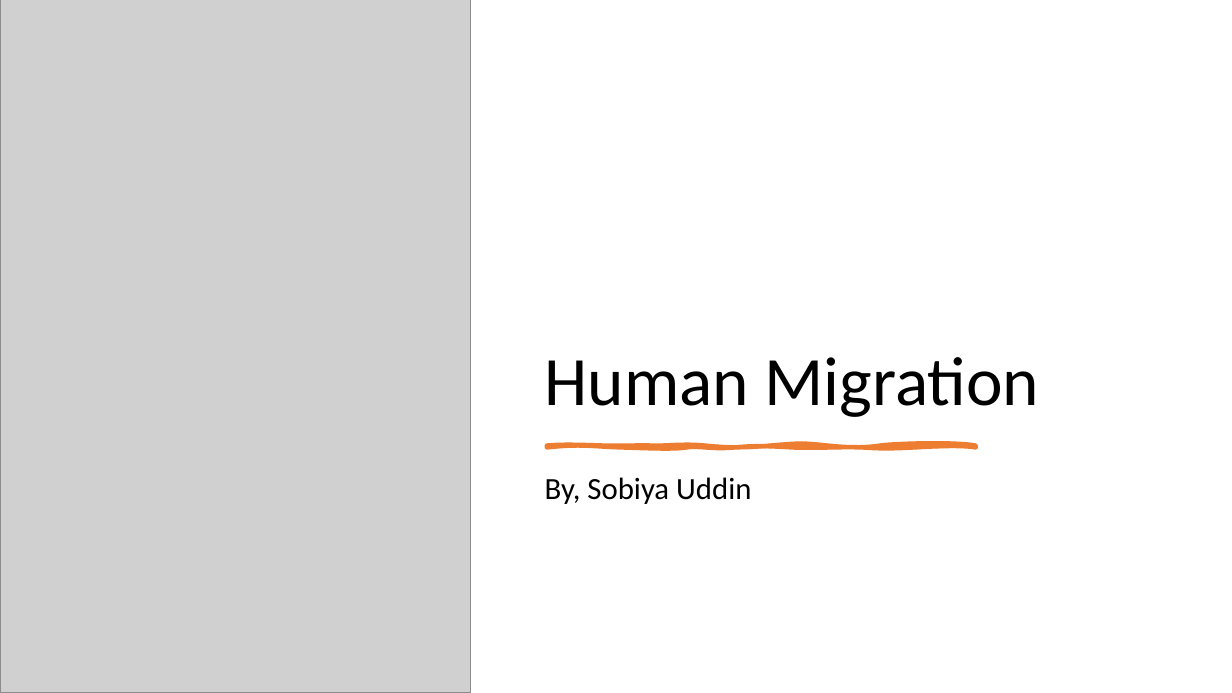
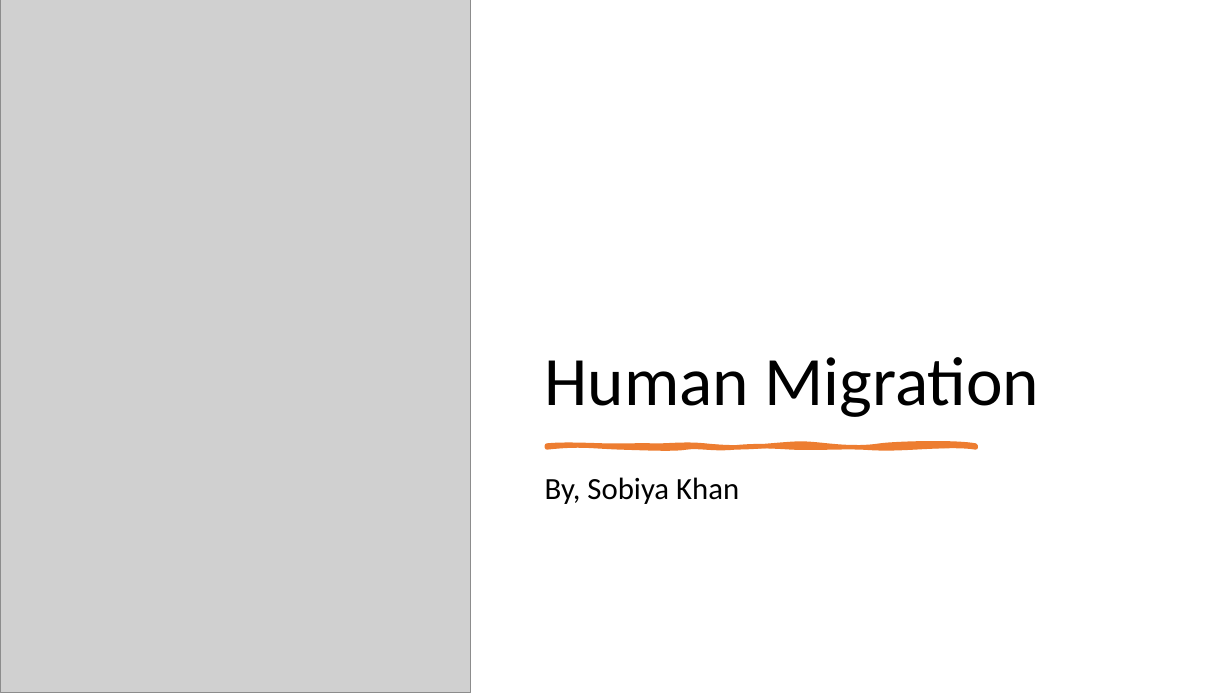
Before and after one commit to ksobiya/Capstone, a slide deck: slide 1 of capstone presentation.pptx. Drawn at 1232x693 pixels with LibreOffice and Linux fonts; fonts in the diff are those of the drawing; grey boxes stand for pictures. Boxes give left, top, right and bottom in pixels: in the first picture for what was removed or moved away, otherwise in the second. Text is boxed around its words. In the diff, an @@ line names an element or a change of style, - is before the commit and + after.

```diff
--- a/capstone presentation.pptx
+++ b/capstone presentation.pptx
@@ subtitle at (545,477,739,504): text changed @@
-By, Sobiya Uddin
+By, Sobiya Khan
```
Also in this commit, not shown: 2 other slides changed, 21 other files.
